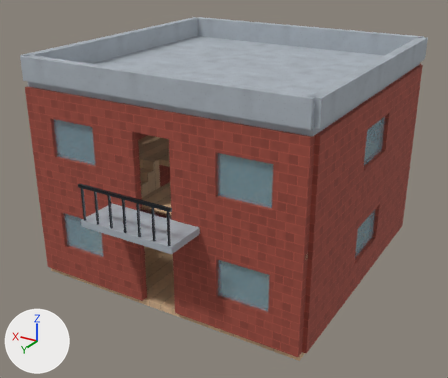
An edit to the Blender file Xgun/assets/blender/environment/env_house_b.blend, drawn before and after from the same camera.
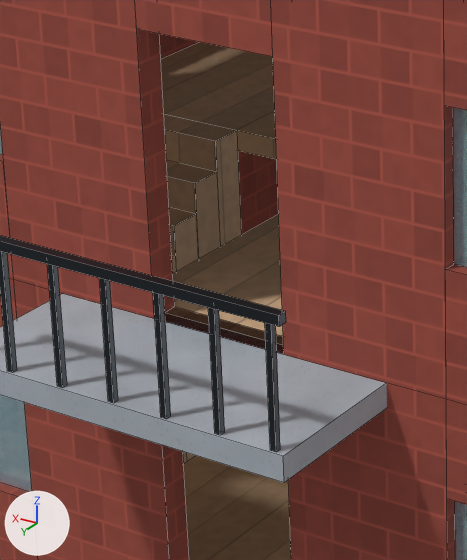
Old and new are each drawn whole from a 50 mm camera at (-9.62, 16.9, 10.61) aimed at (-0.09, 1.01, 2.67) and again close up on the part from 21% to 49% of the width and 33% to 73% of the height. Arrows for +X, +Y and +Z are at lower left; the lights stay in place. The last two pictures show the newer version. The close-ups show mesh edges as thin lines.

The scene before the commit, as lines of its bpy script (objects in view):
```python
me_env_house_b = bpy.data.meshes.new('env_house_b')
me_env_house_b.from_pydata(...)  # 696 vertices, 522 faces; spans x -4.65..4.65, y -4.65..5.9, z 0.0..7.1
# faces by material slot: [78, 72, 288, 36, 48]
me_env_house_b.materials.append(mat_house_b_floor)  # picture img_house_b_floor_png
me_env_house_b.materials.append(mat_house_glass)  # cyan #a9d6e5
me_env_house_b.materials.append(mat_house_b_brick)  # picture img_house_b_brick_png
me_env_house_b.materials.append(mat_house_b_concrete)  # picture img_house_b_concrete_png
me_env_house_b.materials.append(mat_house_b_rail)  # dark grey #343a40
# before: 500 (1.0, 1.0, 3.0), 501 (1.0, 1.0, 3.2), 502 (1.0, 4.5, 3.0), 503 (1.0, 4.5, 3.2)
ob_env_house_b = bpy.data.objects.new('env_house_b', me_env_house_b)
ob_env_house_b.location = (0.0, 0.0, 0.0)
```
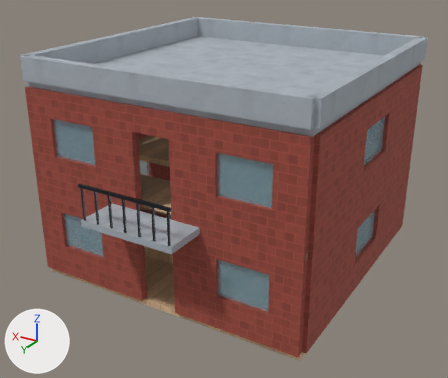
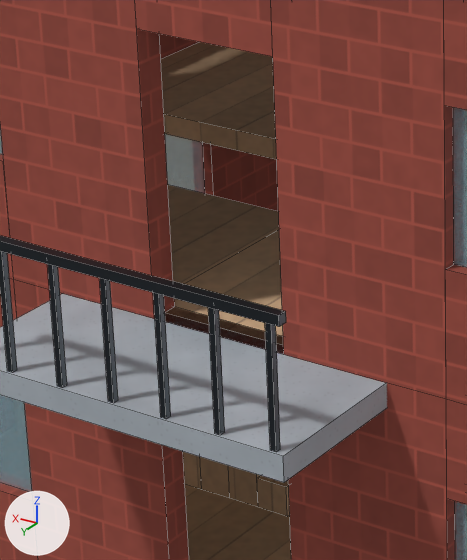
Boxes (x1, y1, x2, y2) around the edits, measured in the close-ups (467 x 560 px; the box of a moved part takes in the faces that stretch with it):
part 1 of me_env_house_b, added
    after: (168, 185, 279, 284)
part 2 of me_env_house_b, moved or reshaped
    before: (166, 214, 283, 345)
    after: (166, 230, 283, 345)
part 3 of me_env_house_b, moved or reshaped
    before: (164, 114, 242, 464)
    after: (183, 452, 290, 517)

What changed in the scene script:
```text
Change me_env_house_b:
    used by ob_env_house_b; location = (0.0, 0.0, 0.0)
    verts and faces of me_env_house_b; kept vertices keep their numbers, new ones are numbered from 696
    remove me_env_house_b.from_pydata(...)  # 696 vertices, 522 faces; spans x -4.65..4.65, y -4.65..5.9, z 0.0..7.1
    add me_env_house_b.from_pydata(...)  # 704 vertices, 528 faces; spans x -4.65..4.65, y -4.65..5.9, z 0.0..7.1
    me_env_house_b part 1: a new loose piece, a box spanning x 0.8..4.5, y 2.4..4.5, z 3.0..3.2, in mat_house_b_floor (picture img_house_b_floor_png)
    me_env_house_b part 2
    add for i in [*range(500, 504)]: verts[i] += (-0.2, 0.0, 0.0)
    me_env_house_b part 3
    72 vertices move from x 2.5..3.9, y 1.0..3.97, z 0.2..3.2 to x 1.1..3.98, y 1.05..2.35, z 0.2..2.9
    other edits to the shape of me_env_house_b do not show in these pictures
```
